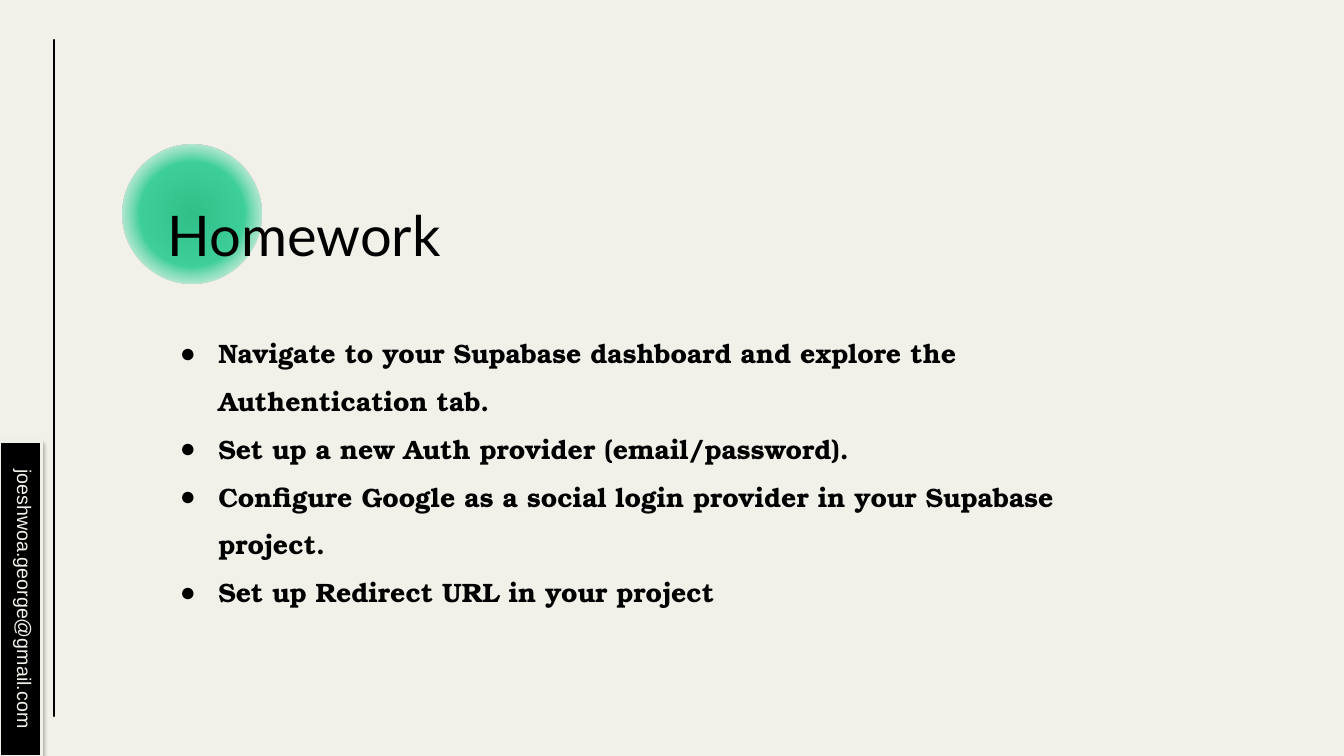
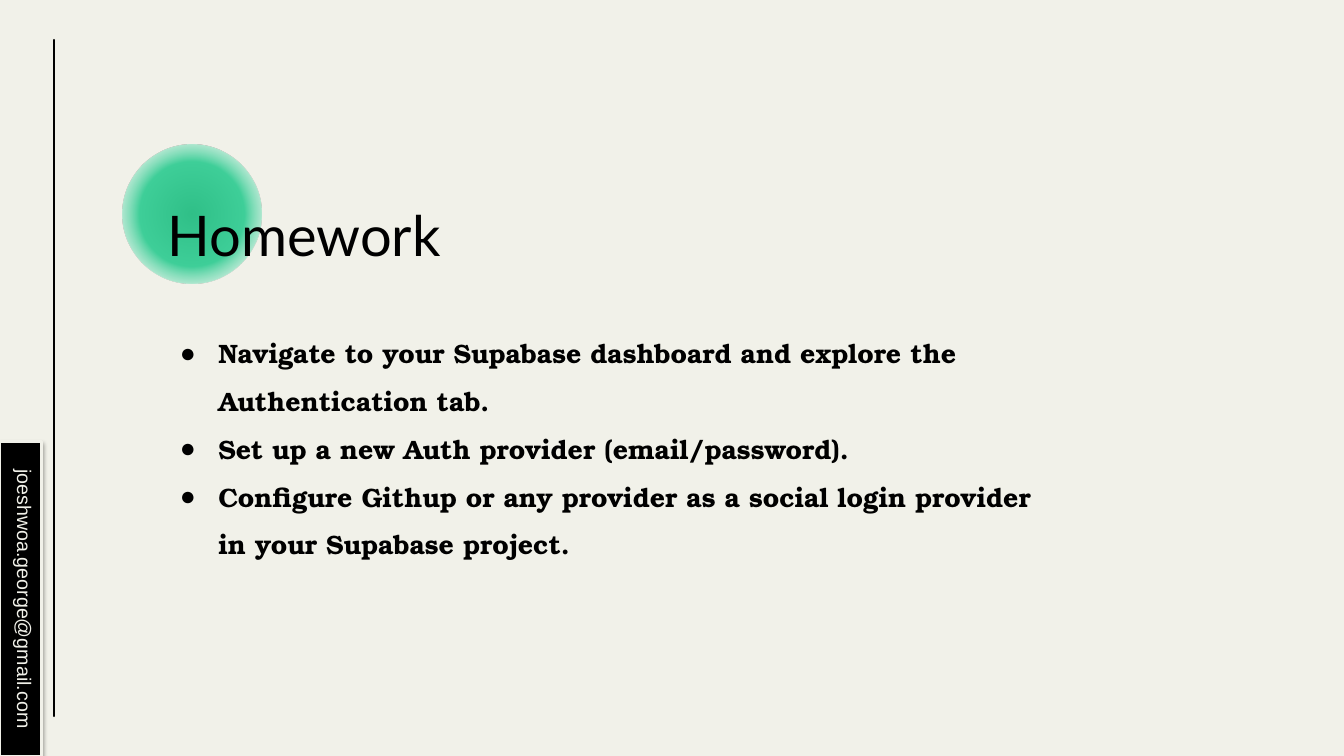
Before and after one commit to joeshwoa/Supabase_course_content, a slide deck: slide 23 of Mastering Supabase Session5.pptx. Drawn at 1344x756 pixels with LibreOffice and Linux fonts; fonts in the diff are those of the drawing. Boxes give left, top, right and bottom in pixels: in the first picture for what was removed or moved away, otherwise in the second. Text is boxed around its words. In the diff, an @@ line names an element or a change of style, - is before the commit and + after.

```diff
--- a/Mastering Supabase Session5.pptx
+++ b/Mastering Supabase Session5.pptx
@@ text at box(218, 486, 1031, 560): text changed @@
-● Configure Google as a social login provider in your Supabase project.
-● Set up Redirect URL in your project
+● Configure Githup or any provider as a social login provider in your Supabase project.
```
Also in this commit, not shown: 1 other slide changed, 12 other files.
